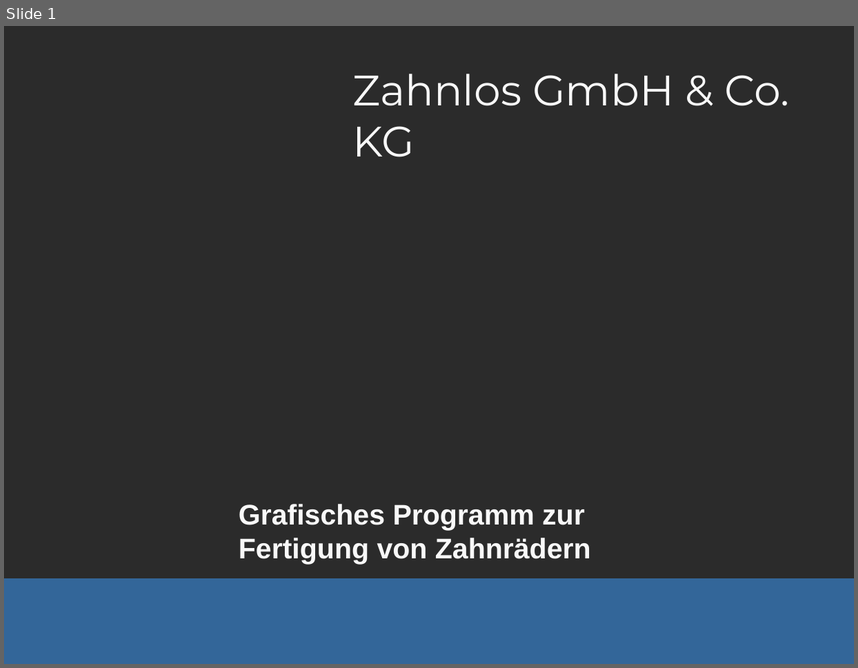
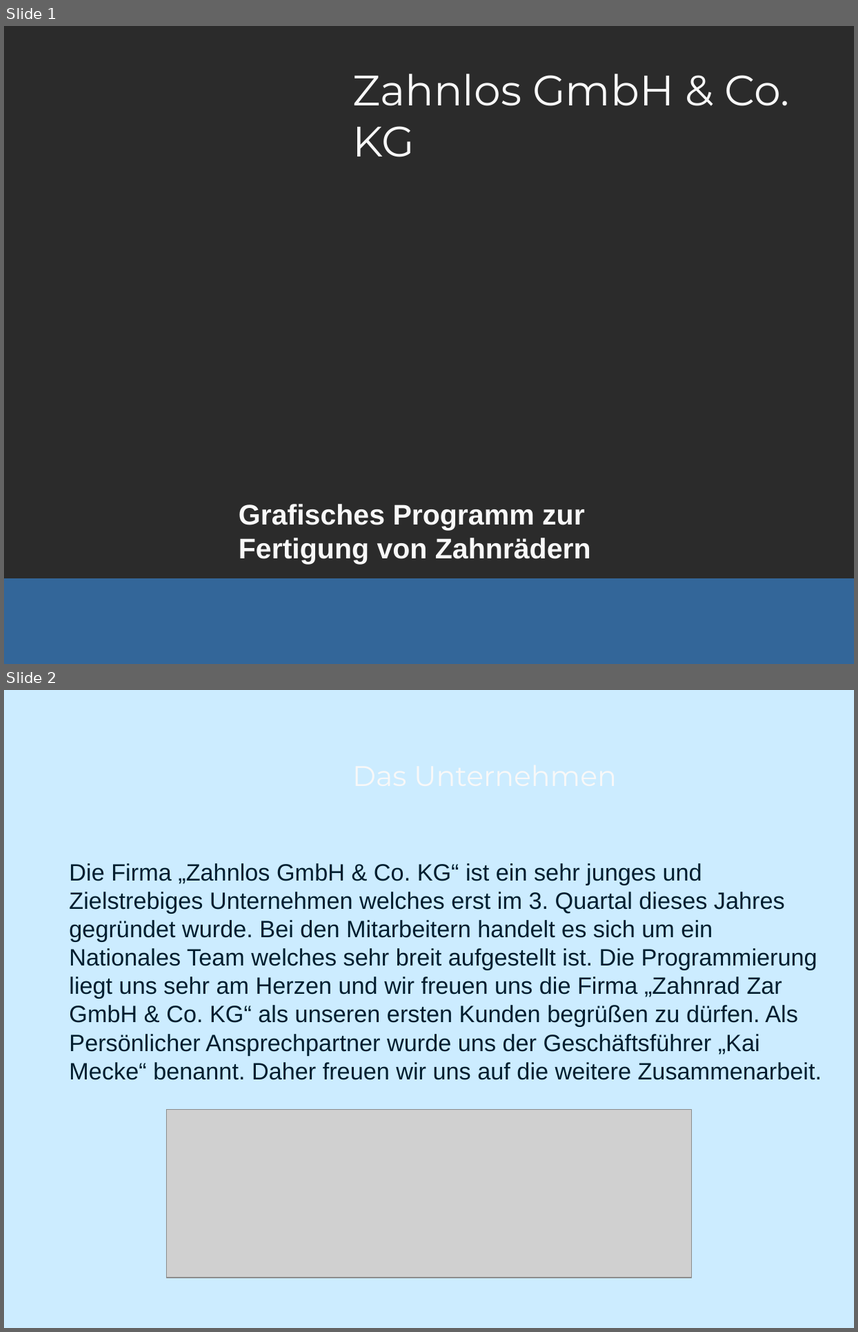
Before and after one commit to kenkogs/ZahnradHspA, a slide deck: Zahnlos GmbH & Co.pptx. Shown one above the other, each under a label of ours: slide 1 before the commit, slides 1 and 2 after it. The pictures are 858x668 and 858x1332 pixels, drawn with LibreOffice and Linux fonts; fonts in the diff are those of the drawing; grey boxes stand for pictures; background and template pictures are left out; a plain dark background stands for a picture behind light text. Boxes give left, top, right and bottom in pixels: in the first picture for what was removed or moved away, otherwise in the second. Text is boxed around its words. In the diff, an @@ line names an element or a change of style, - is before the commit and + after.

```diff
--- a/Zahnlos GmbH & Co.pptx
+++ b/Zahnlos GmbH & Co.pptx
@@ slide 2 added at (4, 690, 854, 1328), background picture (left out) @@
@@ title added at (344, 726, 797, 825), 24 pt, text #F8F8F8 @@
+Das Unternehmen
@@ text added at (69, 863, 822, 1080), 20 pt, text #001D2E @@
+Die Firma „Zahnlos GmbH & Co. KG“ ist ein sehr junges und Zielstrebiges Unternehmen welches erst im 3. Quartal dieses Jahres gegründet wurde. Bei den Mitarbeitern handelt es sich um ein Nationales Team welches sehr breit aufgestellt ist. Die Programmierung liegt uns sehr am Herzen und wir freuen uns die Firma „Zahnrad Zar GmbH & Co. KG“ als unseren ersten Kunden begrüßen zu dürfen. Als Persönlicher Ansprechpartner wurde uns der Geschäftsführer „Kai Mecke“ benannt. Daher freuen wir uns auf die weitere Zusammenarbeit.
@@ picture added at (166, 1109, 692, 1276) @@
```
Also in this commit, not shown: 2 slides changed, 3 other slides added, 3 slides removed.
